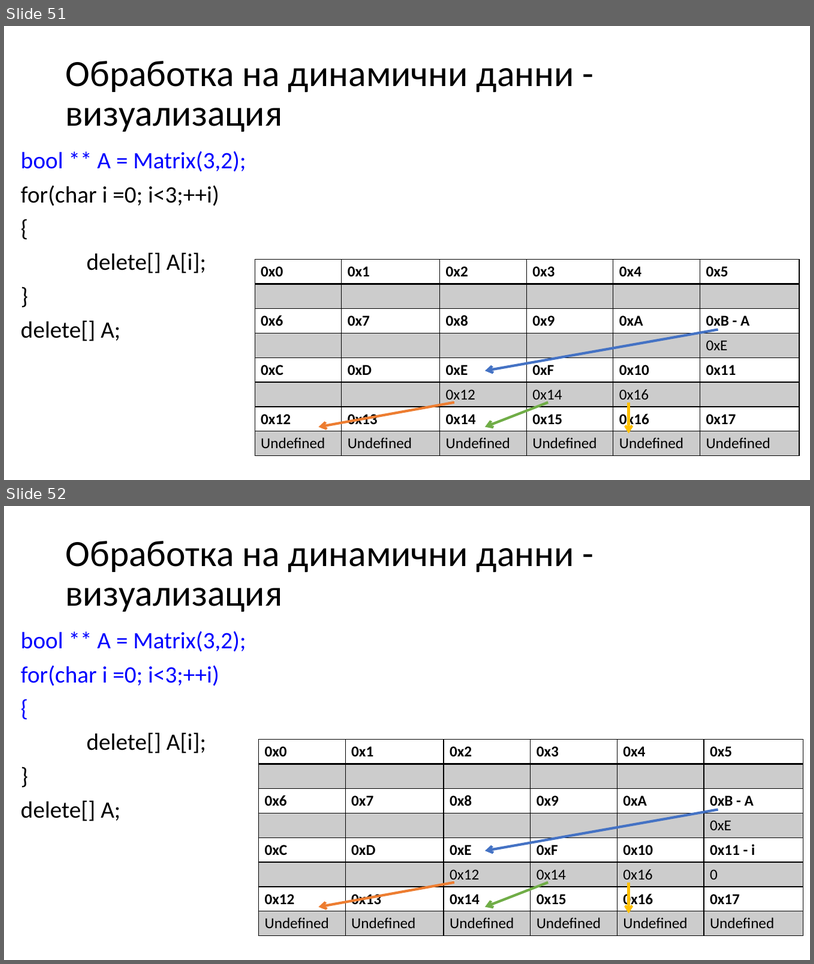
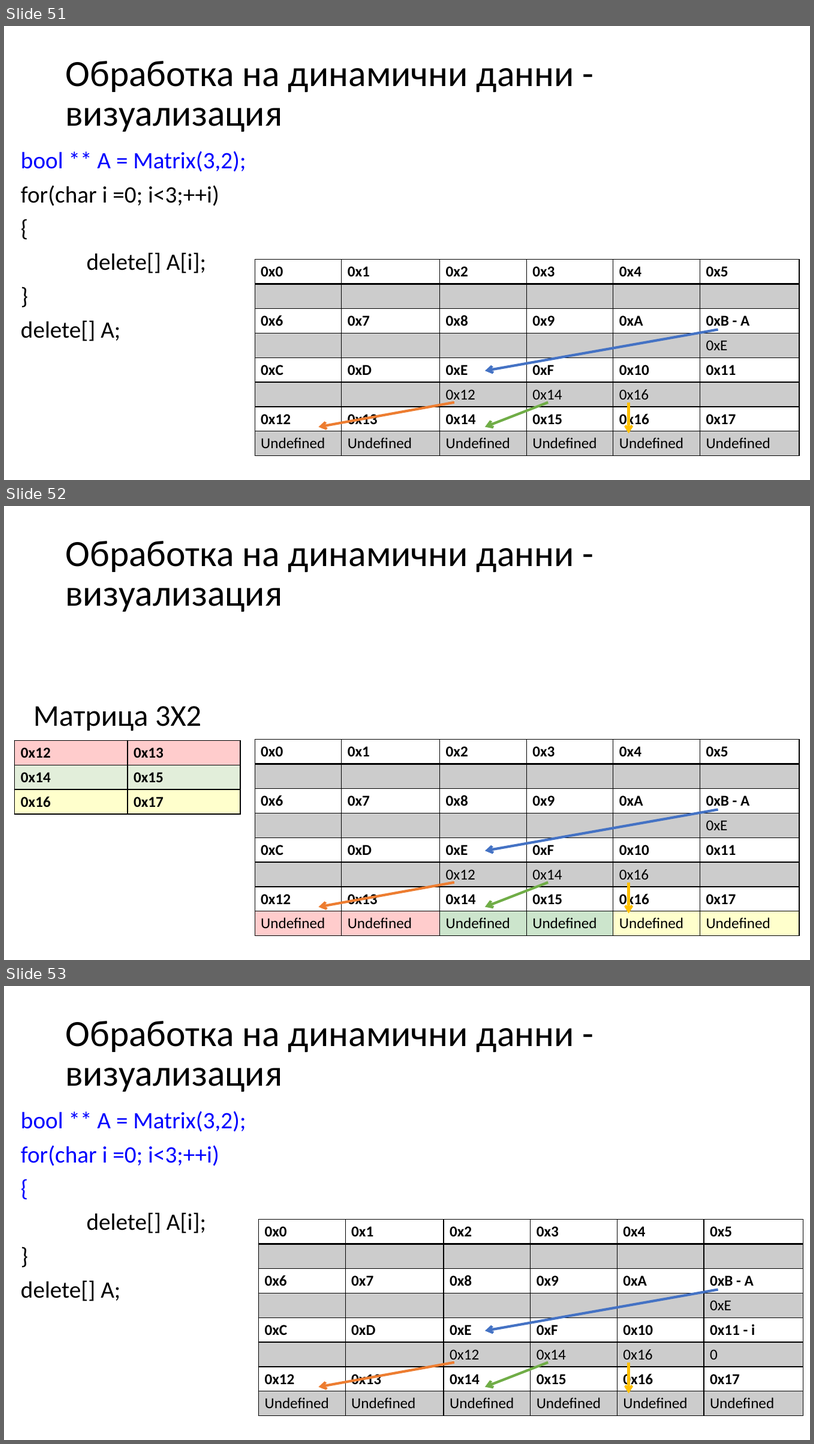
Before and after one commit to Mapmo/Uni-CPP, a slide deck: Introducing To Programming Materials/Consultation 3/Consultation3.pptx. Shown one above the other, each under a label of ours: slides 51 and 52 before the commit, slides 51, 52 and 53 after it. The pictures are 814x964 and 814x1444 pixels, drawn with LibreOffice and Linux fonts; fonts in the diff are those of the drawing. Boxes give left, top, right and bottom in pixels: in the first picture for what was removed or moved away, otherwise in the second. Text is boxed around its words. In the diff, an @@ line names an element or a change of style, - is before the commit and + after.

```diff
--- a/Introducing To Programming Materials/Consultation 3/Consultation3.pptx
+++ b/Introducing To Programming Materials/Consultation 3/Consultation3.pptx
@@ slide 52 added at (4, 506, 810, 960), background #FFFFFF @@
@@ title added at (65, 541, 575, 612), 44 pt, text #000000 @@
+Обработка на динамични данни - визуализация
@@ text added at (33, 706, 201, 731), 36 pt, text #000000 @@
+Матрица 3X2
@@ table added at (255, 739, 799, 936), 8 rows, 6 columns @@
+0x0 | 0x1 | 0x2 | 0x3 | 0x4 | 0x5
+ |  |  |  |  | 
+0x6 | 0x7 | 0x8 | 0x9 | 0xA | 0xB - A
+ |  |  |  |  | 0xE
+0xC | 0xD | 0xE | 0xF | 0x10 | 0x11
+ |  | 0x12 | 0x14 | 0x16 | 
+0x12 | 0x13 | 0x14 | 0x15 | 0x16 | 0x17
+Undefined | Undefined | Undefined | Undefined | Undefined | Undefined
@@ table added at (15, 740, 241, 814), 3 rows, 2 columns @@
+0x12 | 0x13
+0x14 | 0x15
+0x16 | 0x17
@@ arrow added from (719, 809) to (486, 851), #4472C4 3 pt @@
@@ arrow added from (455, 882) to (318, 906), #ED7D31 3 pt @@
@@ arrow added from (548, 882) to (486, 906), #70AD47 3 pt @@
@@ arrow added from (629, 882) to (629, 913), #FFC000 3 pt @@
@@ what was slide 52 is now slide 53 @@
```
Also in this commit, not shown: 11 slides changed, 1 slide removed, 1 other file.
